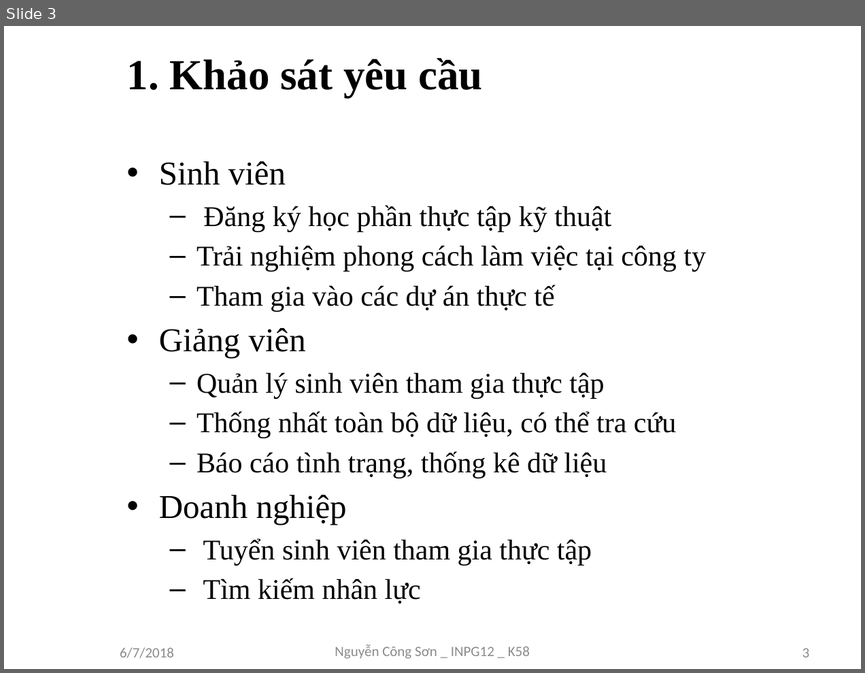
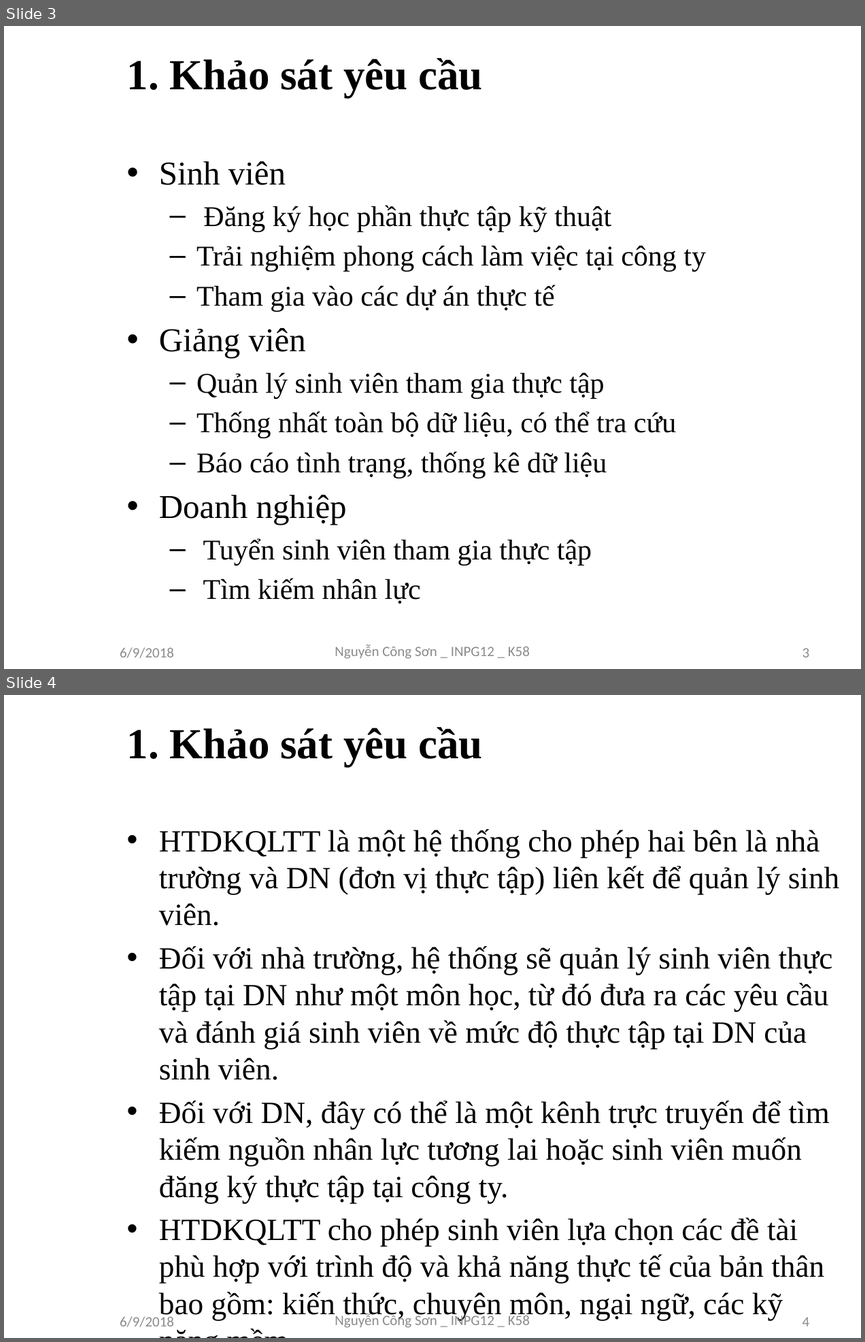
Before and after one commit to sonnc/QT5315, a slide deck: SLIDE ĐỒ ÁN TỐT NGHIỆP.pptx. Shown one above the other, each under a label of ours: slide 3 before the commit, slides 3 and 4 after it. The pictures are 865x673 and 865x1342 pixels, drawn with LibreOffice and Linux fonts; fonts in the diff are those of the drawing; background and template pictures are left out. Boxes give left, top, right and bottom in pixels: in the first picture for what was removed or moved away, otherwise in the second. Text is boxed around its words. In the diff, an @@ line names an element or a change of style, - is before the commit and + after.

```diff
--- a/SLIDE ĐỒ ÁN TỐT NGHIỆP.pptx
+++ b/SLIDE ĐỒ ÁN TỐT NGHIỆP.pptx
@@ slide 4 added at bbox=[4, 695, 861, 1338], background picture (left out) @@
@@ title added at bbox=[127, 727, 482, 766], 36 pt, text #000000, bold @@
+1. Khảo sát yêu cầu
@@ text added at bbox=[159, 829, 840, 1320], 25.9 pt, text #000000 @@
+• HTDKQLTT là một hệ thống cho phép hai bên là nhà trường và DN (đơn vị thực tập) liên kết để quản lý sinh viên.
+• Đối với nhà trường, hệ thống sẽ quản lý sinh viên thực tập tại DN như một môn học, từ đó đưa ra các yêu cầu và đánh giá sinh viên về mức độ thực tập tại DN của sinh viên.
+• Đối với DN, đây có thể là một kênh trực truyến để tìm kiếm nguồn nhân lực tương lai hoặc sinh viên muốn đăng ký thực tập tại công ty.
+• HTDKQLTT cho phép sinh viên lựa chọn các đề tài phù hợp với trình độ và khả năng thực tế của bản thân bao gồm: kiến thức, chuyên môn, ngại ngữ, các kỹ năng mềm,…
@@ text added at bbox=[120, 1314, 174, 1327], 12 pt, text #8C8C8C @@
+6/9/2018
@@ text added at bbox=[334, 1312, 530, 1327], 12 pt, text #8C8C8C @@
+Nguyễn Công Sơn _ INPG12 _ K58
@@ page number added at bbox=[802, 1317, 810, 1326], 12 pt, text #8C8C8C @@
+4
@@ slide 3 changed as well @@
@@ text at bbox=[120, 647, 174, 658]: text changed @@
-6/7/2018
+6/9/2018
```
Also in this commit, not shown: 12 other slides changed, 8 other slides added, 10 other files.
